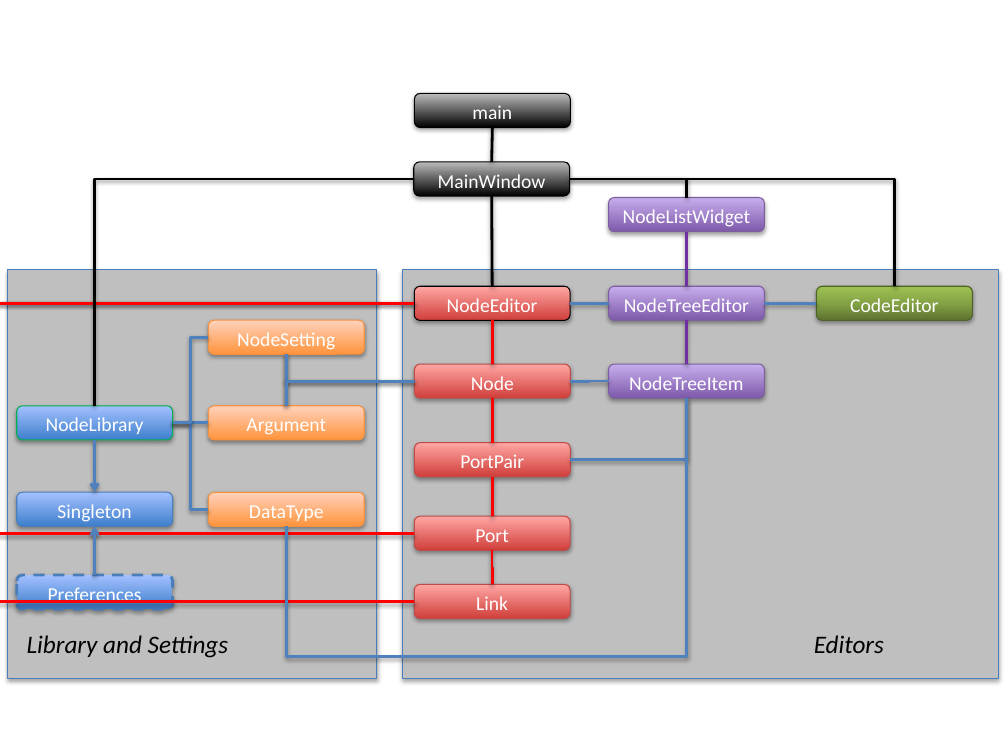
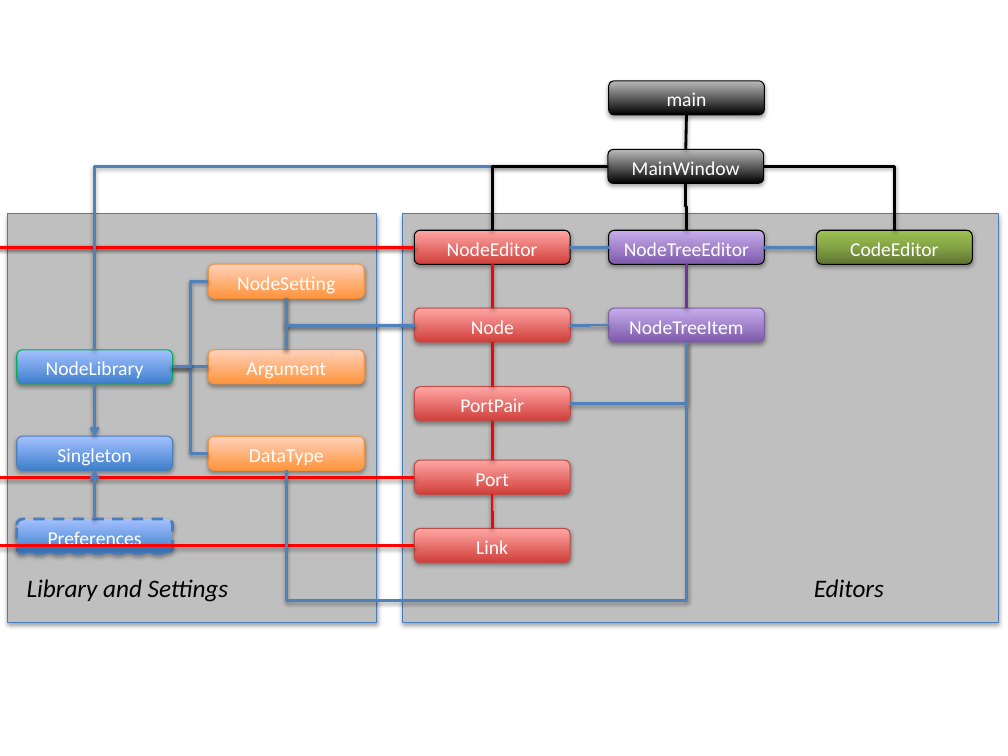
Before and after one commit to TimVanMourik/Porcupine, a slide deck: slide 1 of Documents/ClassDiagram.pptx. Drawn at 1008x756 pixels with LibreOffice and Linux fonts; fonts in the diff are those of the drawing. Boxes give left, top, right and bottom in pixels: in the first picture for what was removed or moved away, otherwise in the second. Text is boxed around its words. In the diff, an @@ line names an element or a change of style, - is before the commit and + after.

Commit message:
restructuring
The restructuring of the node editors is done now. MainWindow is in
charge of the minions now.

```diff
--- a/Documents/ClassDiagram.pptx
+++ b/Documents/ClassDiagram.pptx
@@ 2 rounded rectangles, 1 line: place and size @@
-2 rounded rectangles, 1 line at (413, 94, 571, 197)
+2 rounded rectangles, 1 line at (608, 81, 765, 183)
@@ elbow line moved from (95, 406) - (413, 179) to (95, 350) - (608, 166) @@
@@ elbow line (95, 350) - (608, 166): stroke #000000 2 pt to #4F81BD 2 pt @@
@@ elbow line added from (492, 230) to (608, 166), #000000 2 pt @@
@@ elbow line moved from (570, 179) - (894, 286) to (764, 166) - (894, 230) @@
@@ line removed from (492, 197) to (492, 286) @@
@@ rounded rectangle removed at (609, 198, 765, 232) @@
-NodeListWidget
@@ elbow line moved from (570, 179) - (686, 198) to (685, 183) - (686, 230) @@
@@ rounded rectangle "NodeTreeEditor" at (609, 230, 765, 264): outline #7D60A0 0.75 pt to #000000 0.75 pt @@
@@ elbow line removed from (686, 286) to (686, 232) @@
@@ rounded rectangle "CodeEditor" at (816, 230, 973, 264): outline #4F6228 0.75 pt to #000000 0.75 pt @@
@@ 17 elbow lines, 14 rounded rectangles, 2 texts, 2 rectangles, 2 elbow arrows, 1 line: place and size @@
-17 elbow lines, 14 rounded rectangles, 2 texts, 2 rectangles, 2 elbow arrows, 1 line at (7, 270, 999, 678)
+17 elbow lines, 14 rounded rectangles, 2 texts, 2 rectangles, 2 elbow arrows, 1 line at (7, 214, 999, 622)
```
Also in this commit, not shown: 5 other files.
